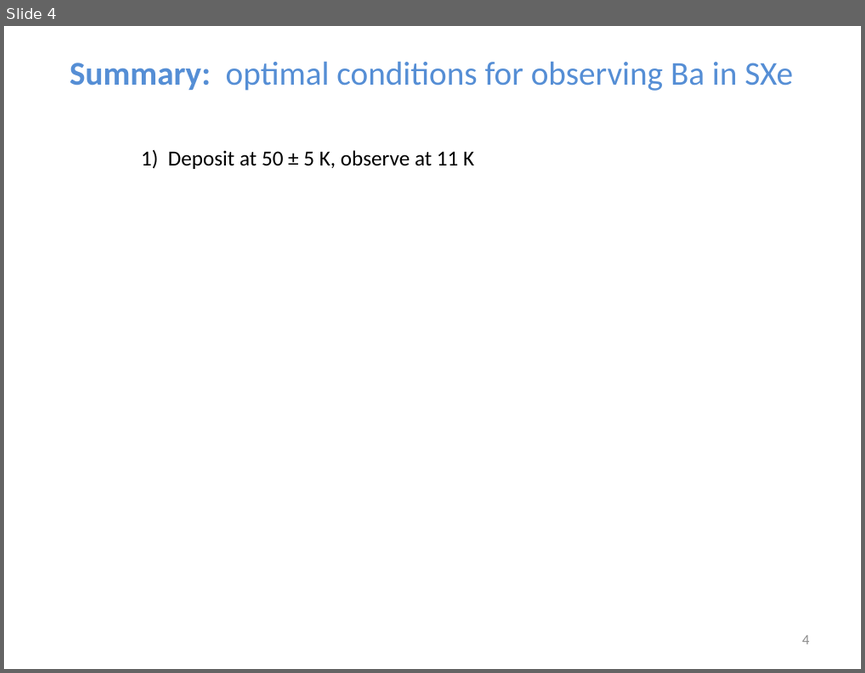
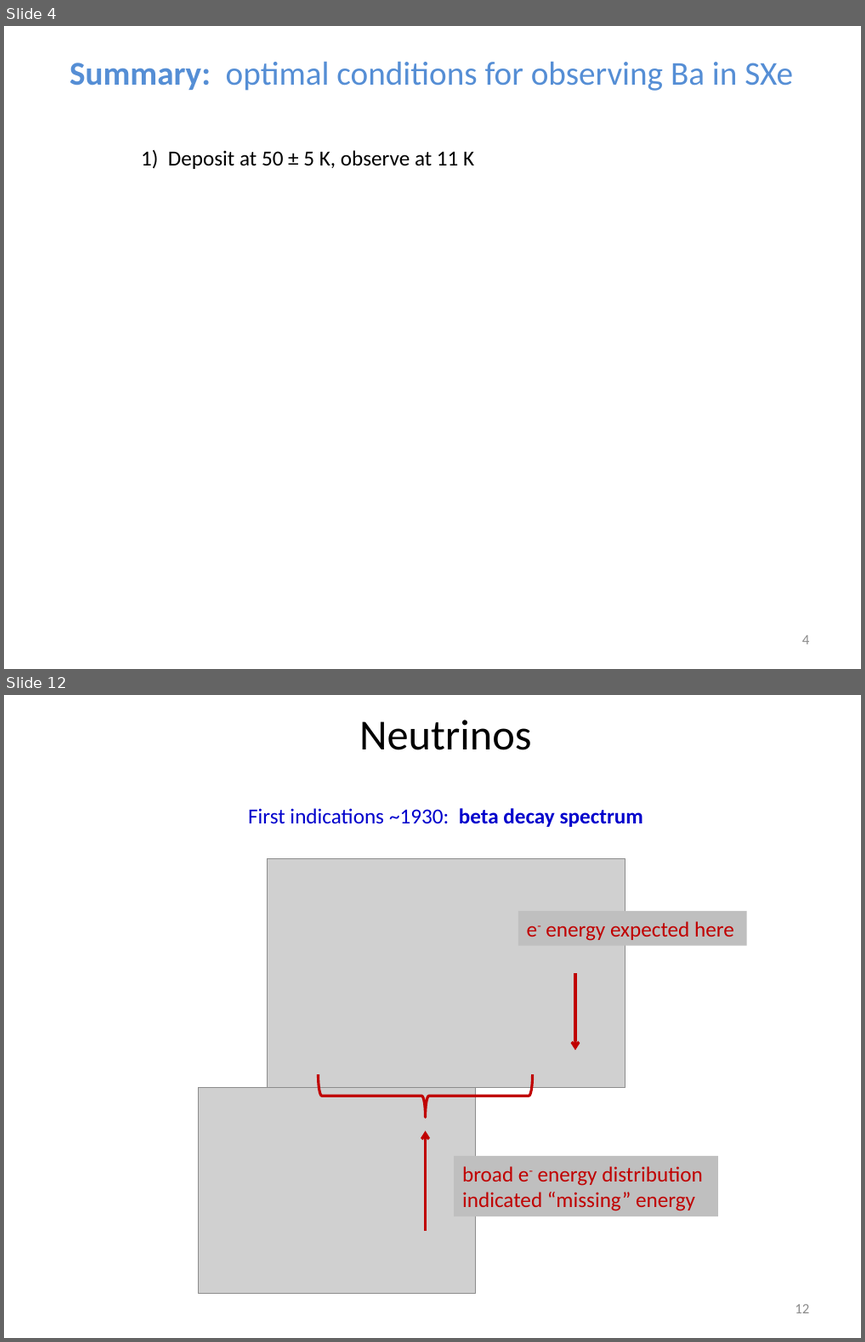
Before and after one commit to Waltmon/timthesis, a slide deck: defense/extras/defense - Copy.pptx. Shown one above the other, each under a label of ours: slide 4 before the commit, slides 4 and 12 after it; the slides between them are not shown. The pictures are 865x673 and 865x1342 pixels, drawn with LibreOffice and Linux fonts; fonts in the diff are those of the drawing; grey boxes stand for pictures. Boxes give left, top, right and bottom in pixels: in the first picture for what was removed or moved away, otherwise in the second. Text is boxed around its words. In the diff, an @@ line names an element or a change of style, - is before the commit and + after.

```diff
--- a/defense/extras/defense - Copy.pptx
+++ b/defense/extras/defense - Copy.pptx
@@ slide 12 added at bbox=[4, 695, 861, 1338], background #FFFFFF @@
@@ text added at bbox=[359, 720, 532, 750], 36 pt, text #000000 @@
+Neutrinos
@@ text added at bbox=[248, 808, 643, 827], 18 pt, text #0000CC @@
+First indications ~1930: beta decay spectrum
@@ picture added at bbox=[267, 859, 625, 1088] @@
@@ rectangle added at bbox=[518, 911, 747, 945], fill #BFBFBF, 18 pt, text #C00000 @@
+e- energy expected here
@@ arrow added from (575, 974) to (575, 1049), #C00000 2.25 pt @@
@@ left brace added at bbox=[318, 1074, 533, 1117], outline #C00000 2.25 pt @@
@@ picture added at bbox=[199, 1088, 475, 1293] @@
@@ arrow added from (426, 1231) to (426, 1130), #C00000 2.25 pt @@
@@ rectangle added at bbox=[454, 1156, 718, 1217], fill #BFBFBF, 18 pt, text #C00000 @@
+broad e- energy distribution indicated “missing” energy
@@ page number added at bbox=[794, 1304, 809, 1313], 12 pt, text #8C8C8C @@
+12
```
Also in this commit, not shown: 8 other slides added, 3 other files.
